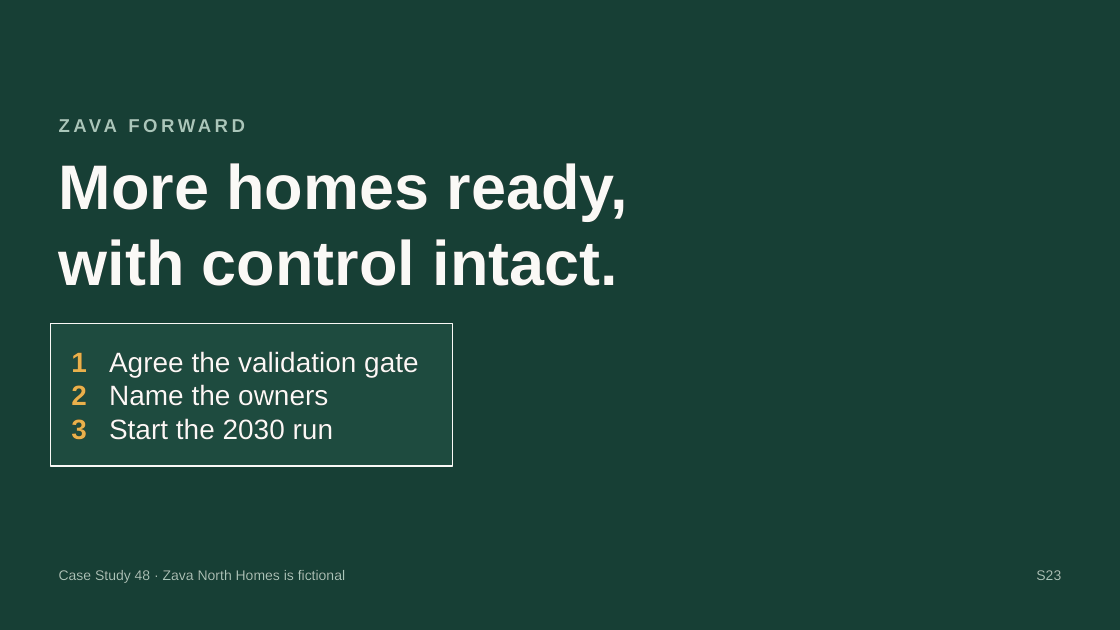
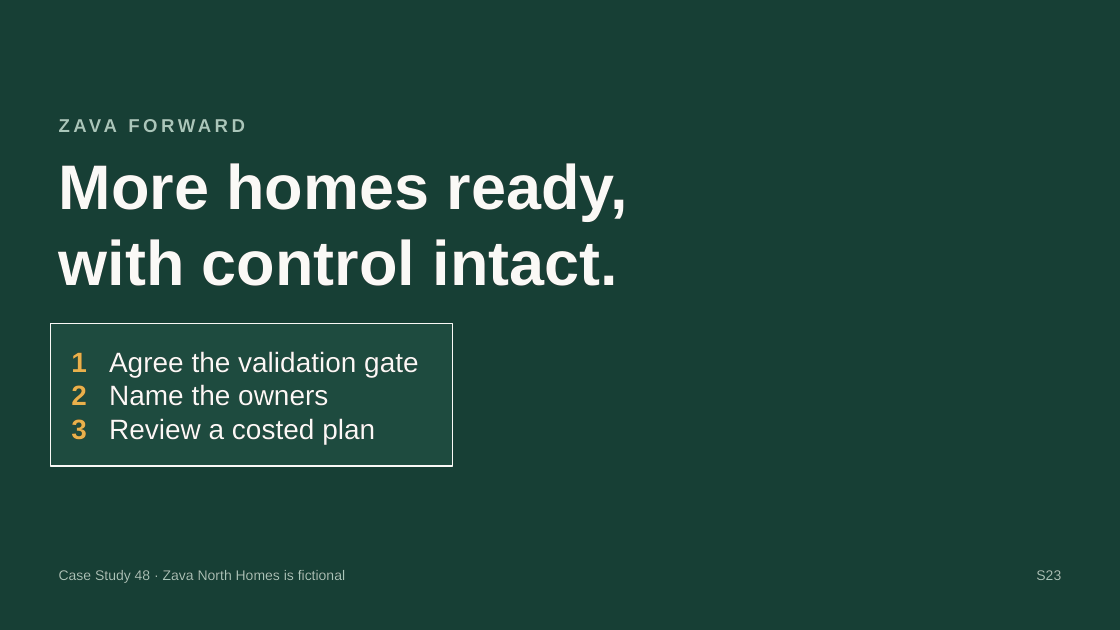
Before and after one commit to jmservera/ama, a slide deck: slide 26 of docs/capstone/deck/zava-forward-cowork-v2-draft.pptx. Drawn at 1120x630 pixels with LibreOffice and Linux fonts; fonts in the diff are those of the drawing; background and template pictures are left out. Boxes give left, top, right and bottom in pixels: in the first picture for what was removed or moved away, otherwise in the second. Text is boxed around its words. In the diff, an @@ line names an element or a change of style, - is before the commit and + after.

```diff
--- a/docs/capstone/deck/zava-forward-cowork-v2-draft.pptx
+++ b/docs/capstone/deck/zava-forward-cowork-v2-draft.pptx
@@ text at [109, 418, 375, 444]: text changed @@
-Start the 2030 run
+Review a costed plan
```
Also in this commit, not shown: 4 other slides changed, 3 slides added, 3 slides removed, 20 other files.
